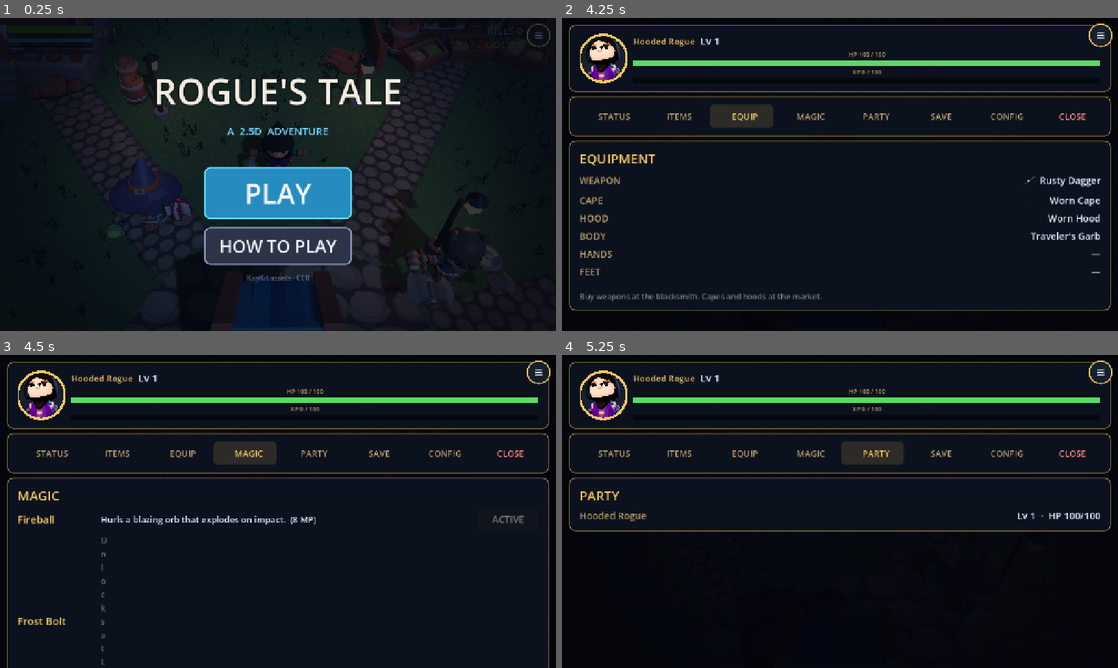
Above: before the commit, frames 1-4 (two rows, left to right).
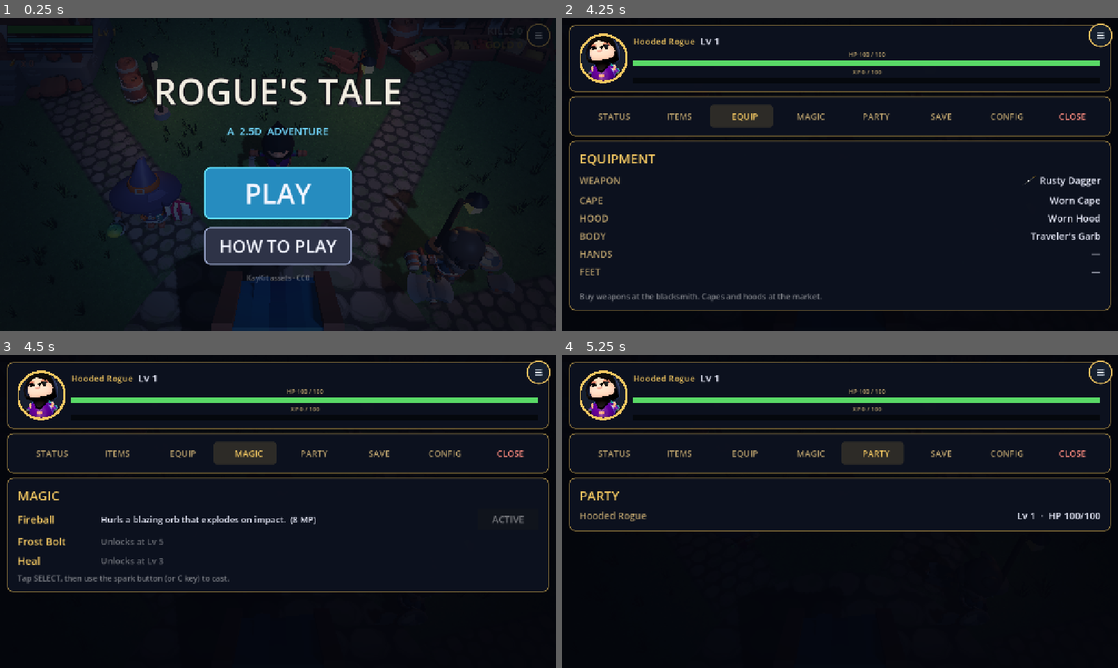
Above: after the commit, the same moments.

Repository: OuterHeavenX/godot-2.5D-rpg
Game: Godot game, scene res://src/world/main.tscn
The game is run twice, just before and just after one commit, with the same random seed, the same clock (stepped at 60 frames per second) and the same inputs.
Inputs (mouse positions are in pixels of both pictures, inside the frame that each line leads up to):
- Up to frame 1 (0.25 s): no input
- Up to frame 2 (4.25 s): click "PLAY" at 0.5 s; drag from (1101, 36) to (895, 105) at 1.27 s; click "STATUS" at 2 s; click "ITEMS" at 2.75 s; click "EQUIP" at 3.5 s
- Up to frame 3 (4.5 s): click "MAGIC" at 4.25 s
- Up to frame 4 (5.25 s): click "PARTY" at 5 s

Frames 1-2 are identical in both runs. In frame 3, 1.3% of the frame differs, in the area x 1-99%, y 58-100%; in frame 4, nothing differs.

Commit message:
Fix MAGIC tab: locked-spell label was wrapping vertically (missing expand flag)

Diff:
--- a/src/ui/char_menu.gd
+++ b/src/ui/char_menu.gd
@@ -481,6 +481,7 @@
 		row.add_child(name_label)
 		if plevel < unlock:
 			var lock_label := _body("Unlocks at Lv %d" % unlock, 20, Color(1, 1, 1, 0.4))
+			lock_label.size_flags_horizontal = Control.SIZE_EXPAND_FILL
 			row.add_child(lock_label)
 		else:
 			var desc := _body("%s  (%d MP)" % [String(info["desc"]), int(info["mp"])], 20)
Not shown, changed: docs/index.html
Not shown, changed: docs/index.pck
